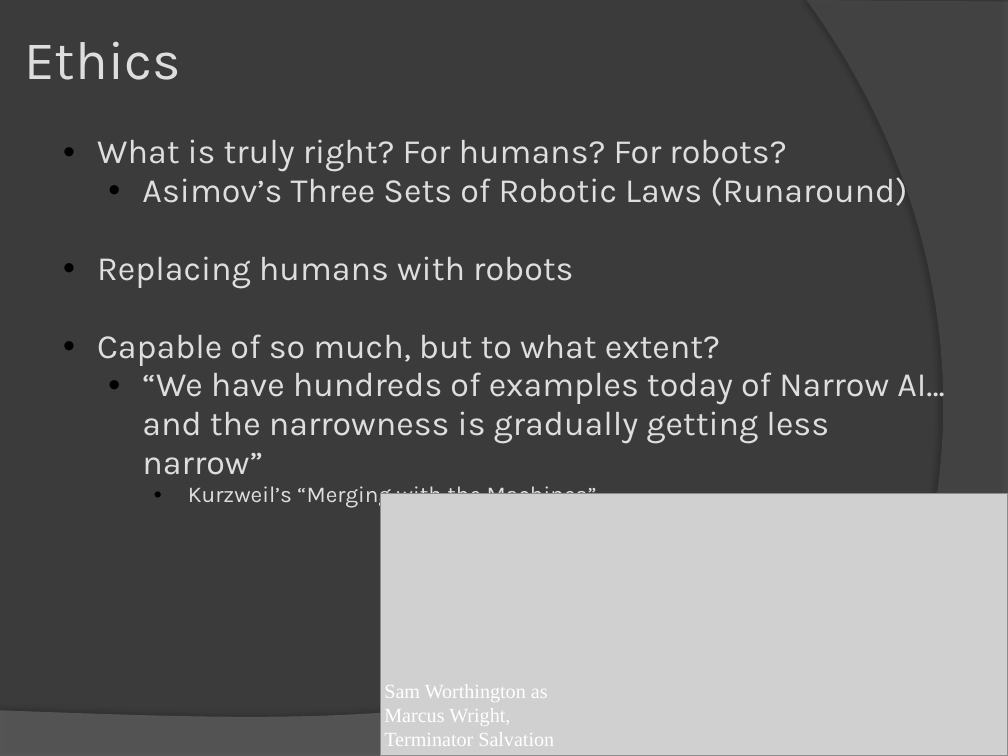
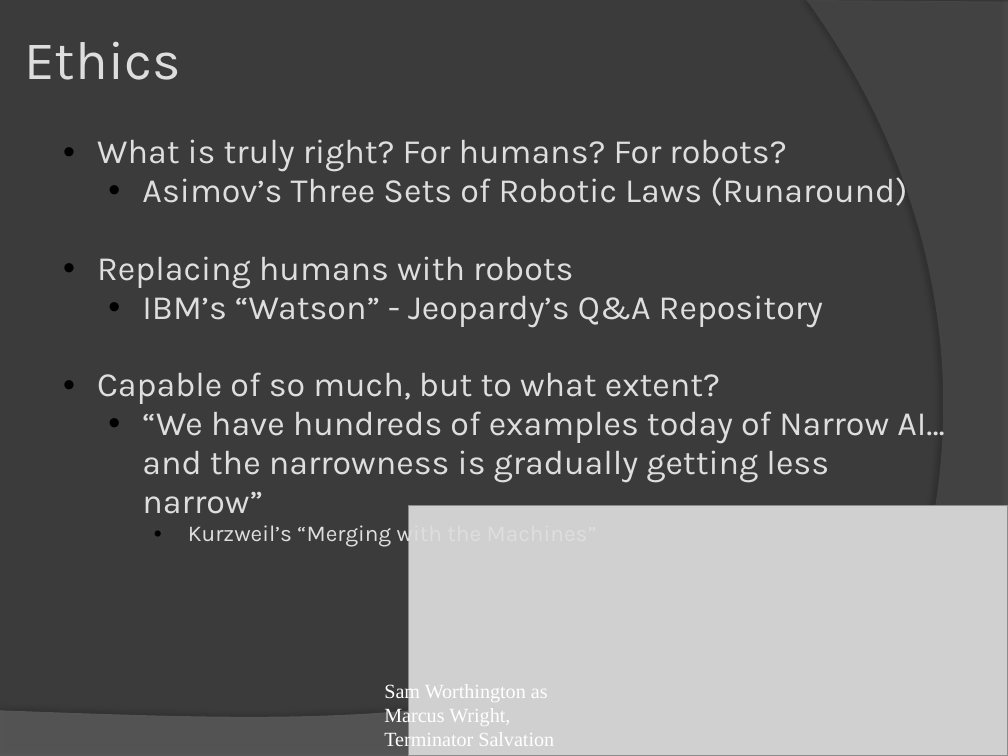
Before and after one commit to abhishekori/team-sexy-awesome-repository-of-awesomeness-----sexy, a slide deck: slide 1 of brian slide.pptx. Drawn at 1008x756 pixels with LibreOffice and Linux fonts; fonts in the diff are those of the drawing; grey boxes stand for pictures. Boxes give left, top, right and bottom in pixels: in the first picture for what was removed or moved away, otherwise in the second. Text is boxed around its words. In the diff, an @@ line names an element or a change of style, - is before the commit and + after.

```diff
--- a/brian slide.pptx
+++ b/brian slide.pptx
@@ text at (x1=142, y1=288, x2=823, y2=327): paragraph added @@
+    • IBM’s “Watson” - Jeopardy’s Q&A Repository
@@ picture resized from (x1=380, y1=494, x2=1008, y2=756) to (x1=408, y1=505, x2=1008, y2=756) @@
```
